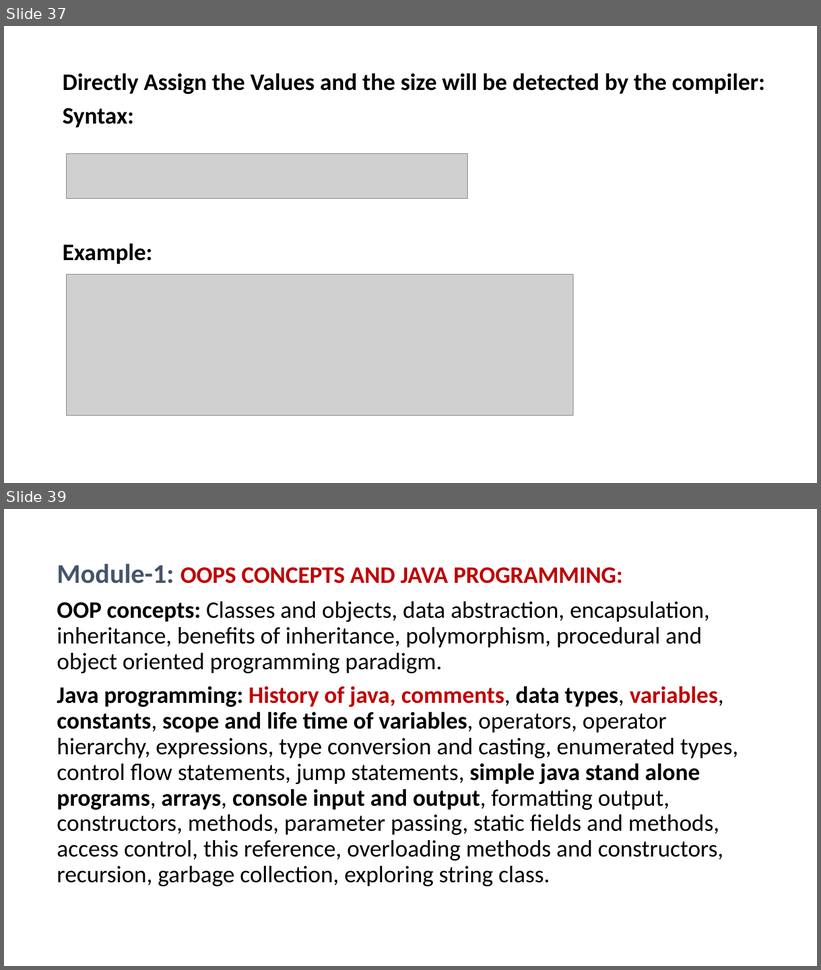
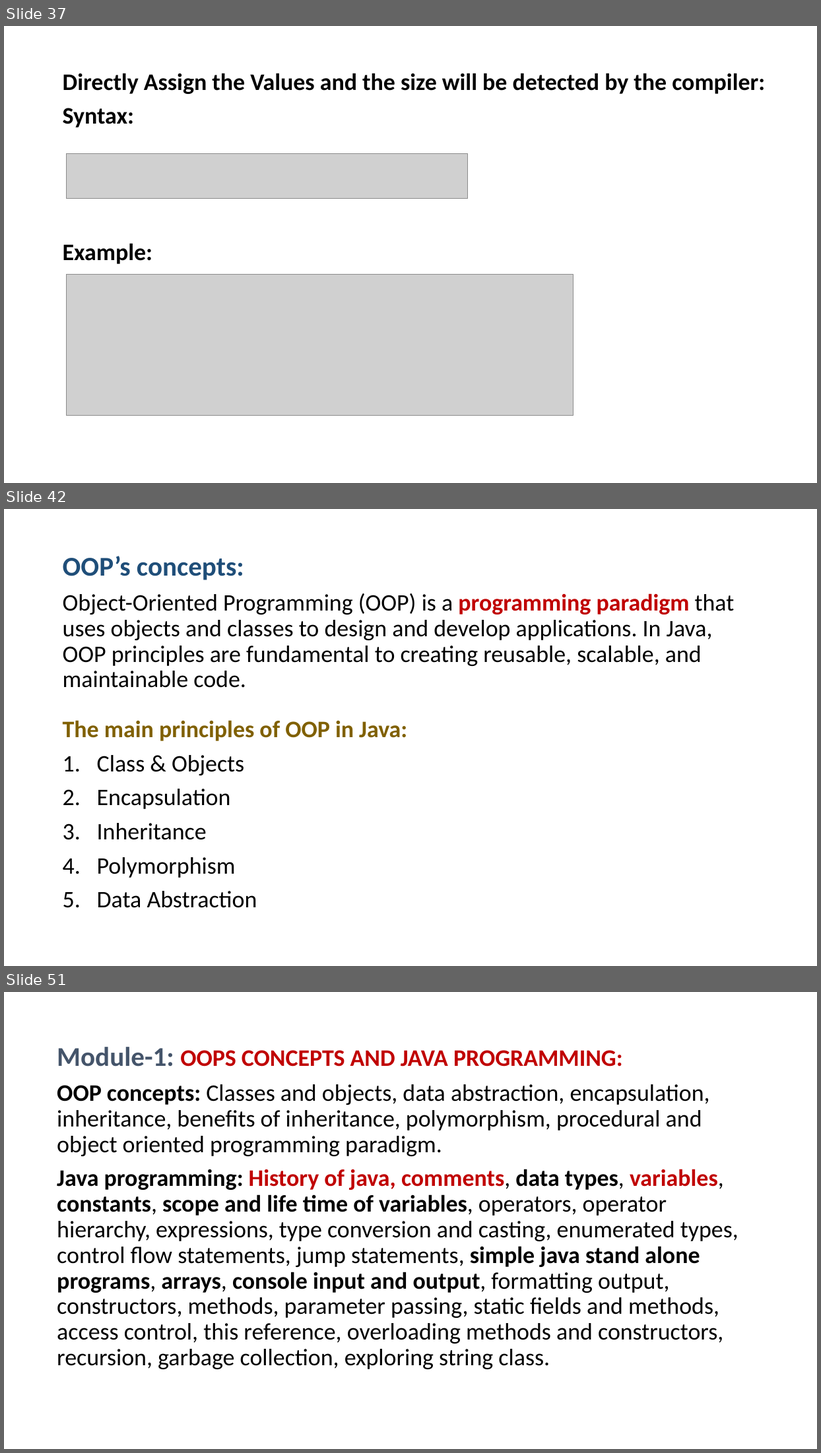
Before and after one commit to PRAMOD-VISHNU-NAIK/MCA-2nd-Sem-Shridevi-College, a slide deck: Theory Class-Notes/Java MCA-2.pptx. Shown one above the other, each under a label of ours: slides 37 and 39 before the commit, slides 37, 42 and 51 after it; the slides between them are not shown. The pictures are 821x970 and 821x1453 pixels, drawn with LibreOffice and Linux fonts; fonts in the diff are those of the drawing; grey boxes stand for pictures. Boxes give left, top, right and bottom in pixels: in the first picture for what was removed or moved away, otherwise in the second. Text is boxed around its words. In the diff, an @@ line names an element or a change of style, - is before the commit and + after.

Commit message:
Added OOP's Concepts

```diff
--- a/Theory Class-Notes/Java MCA-2.pptx
+++ b/Theory Class-Notes/Java MCA-2.pptx
@@ slide 42 added at box(4, 509, 817, 966), background #FFFFFF @@
@@ text added at box(63, 556, 735, 908), 28 pt, text #000000 @@
+OOP’s concepts:
+Object-Oriented Programming (OOP) is a programming paradigm that uses objects and classes to design and develop applications. In Java, OOP principles are fundamental to creating reusable, scalable, and maintainable code.
+The main principles of OOP in Java:
+1. Class & Objects
+2. Encapsulation
+3. Inheritance
+4. Polymorphism
+5. Data Abstraction
@@ what was slide 39 is now slide 51 @@
```
Also in this commit, not shown: 12 other slides added, 34 other files.
